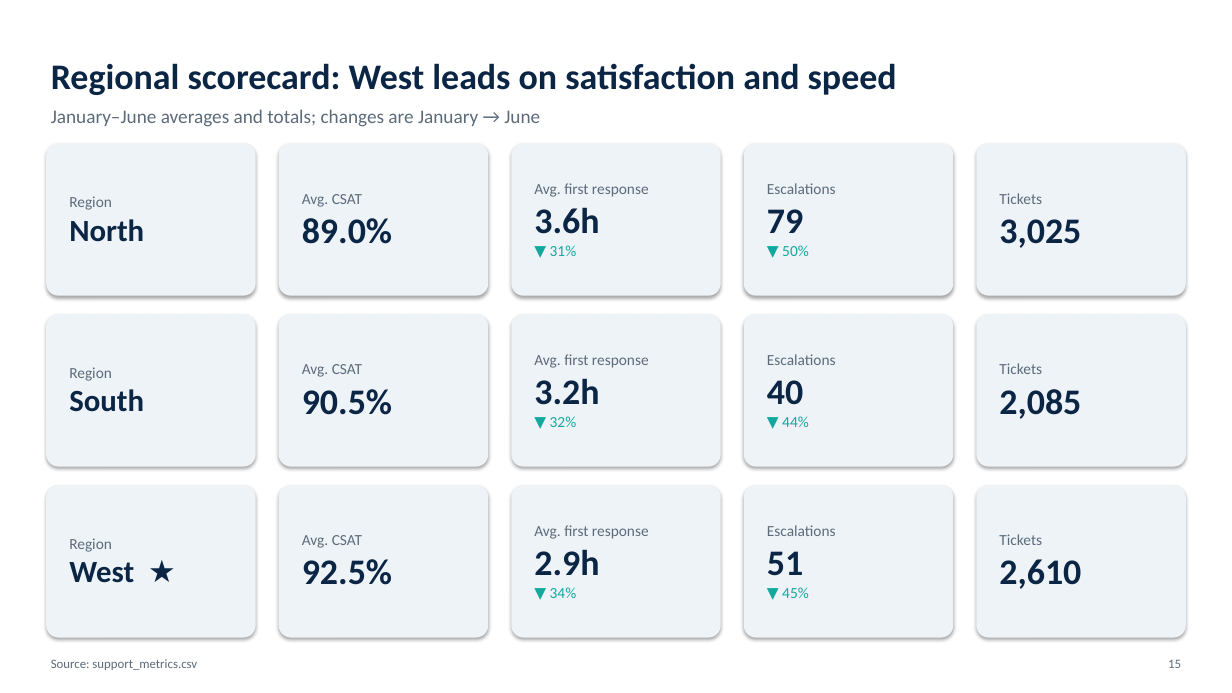
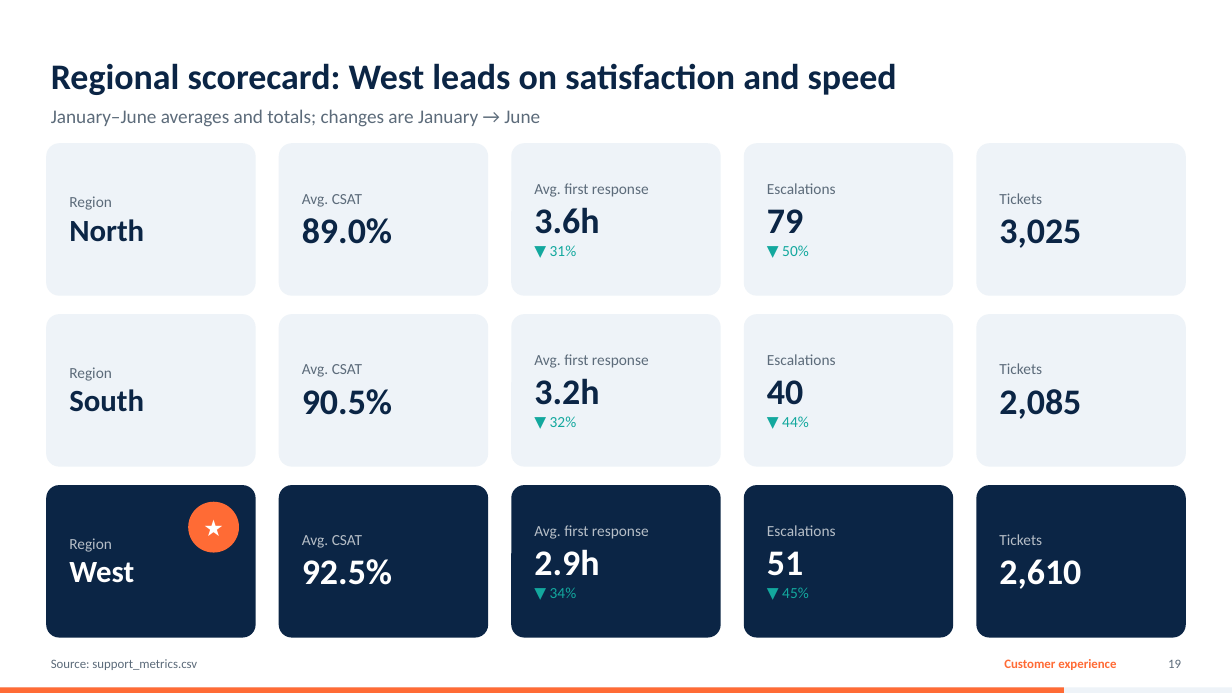
Before and after one commit to FrocketGaming/PPT_DEMO, a slide deck: slide 19 of out/demo_advanced.pptx (slide 15 before the commit). Drawn at 1232x693 pixels with LibreOffice and Linux fonts; fonts in the diff are those of the drawing. Boxes give left, top, right and bottom in pixels: in the first picture for what was removed or moved away, otherwise in the second. Text is boxed around its words. In the diff, an @@ line names an element or a change of style, - is before the commit and + after.

```diff
--- a/out/demo_advanced.pptx
+++ b/out/demo_advanced.pptx
@@ shadow off; proportions changed in 10 elements at <box>46,143,256,296</box>, <box>279,143,489,296</box>, <box>511,143,721,296</box>, <box>744,143,954,296</box>, <box>977,143,1187,296</box>, <box>46,314,256,467</box>, <box>279,314,489,467</box>, <box>511,314,721,467</box>, <box>744,314,954,467</box>, <box>977,314,1187,467</box> @@
@@ ellipse added at <box>189,502,239,553</box>, fill #FF6B35, 17.8 pt, text #FFFFFF, bold @@
+★
@@ text "Avg. CSAT" at <box>302,535,392,585</box>: text colour #5C6B7A to #B6BEC7 in "Avg. CSAT"; text colour #0B2545 to #FFFFFF in "92.5%" @@
@@ fill #EEF3F8 to #0B2545; shadow off; proportions changed in 5 elements at <box>46,485,256,638</box>, <box>279,485,489,638</box>, <box>511,485,721,638</box>, <box>744,485,954,638</box>, <box>977,485,1187,638</box> @@
@@ text "Tickets" at <box>999,534,1081,589</box>: text colour #5C6B7A to #B6BEC7 in "Tickets"; text colour #0B2545 to #FFFFFF in "2,610" @@
@@ text at <box>69,538,112,552</box>: text colour #5C6B7A to #B6BEC7 in "Region" @@
@@ text at <box>534,525,649,576</box>: text colour #5C6B7A to #B6BEC7 in "Avg. first response"; text colour #0B2545 to #FFFFFF in "2.9h" @@
@@ text at <box>767,525,836,576</box>: text colour #5C6B7A to #B6BEC7 in "Escalations"; text colour #0B2545 to #FFFFFF in "51" @@
@@ text at <box>69,562,134,583</box>: text changed; text colour #0B2545 to #FFFFFF @@
-West ★
+West
@@ text added at <box>1004,659,1116,670</box>, 10 pt, text #FF6B35, bold @@
+Customer experience
@@ rectangle added at <box>0,688,1232,693</box>, fill #EEF3F8 @@
@@ rectangle added at <box>0,688,1064,693</box>, fill #FF6B35 @@
```
Also in this commit, not shown: 13 other slides changed, 8 slides added, 3 slides removed, 9 other files.
